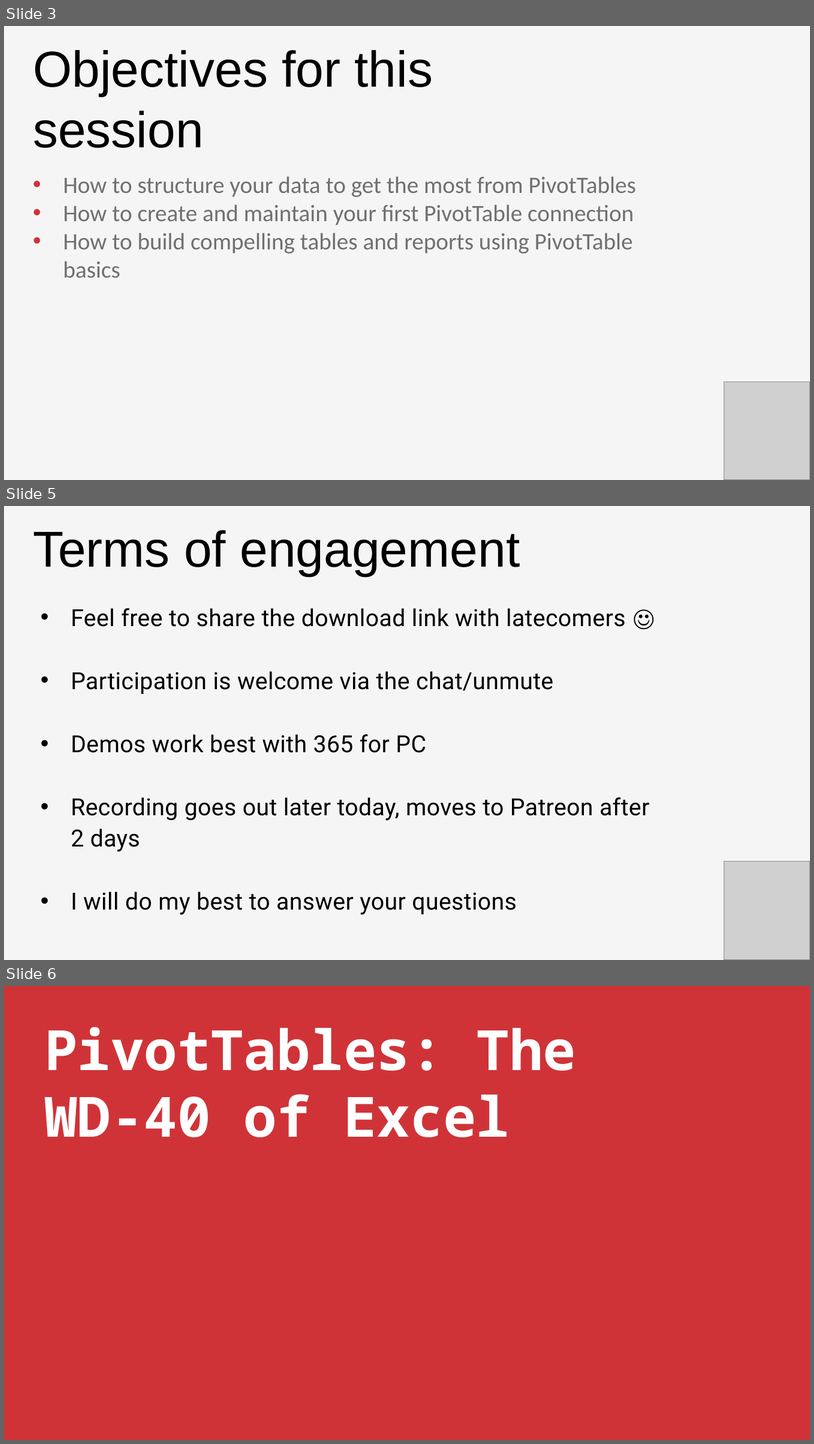
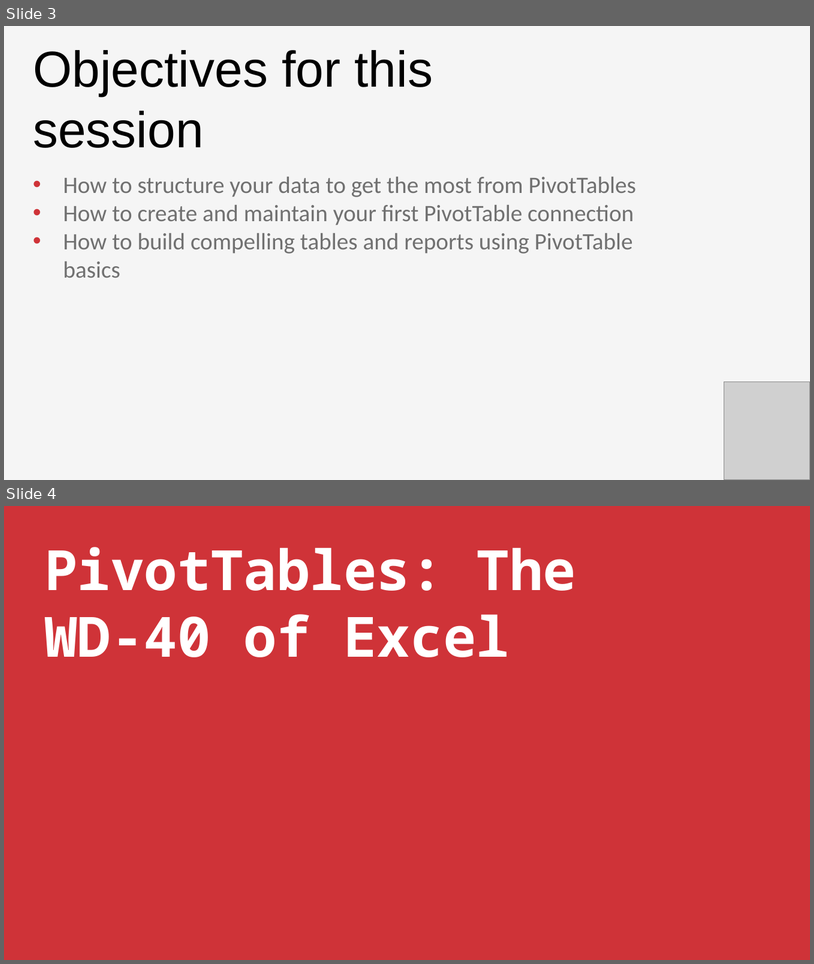
Before and after one commit to stringfestdata/first-steps-pivot-tables-excel, a slide deck: intro-pivot-tables-slides.pptx. Shown one above the other, each under a label of ours: slides 3, 5 and 6 before the commit, slides 3 and 4 after it; the slides between them are not shown. The pictures are 814x1444 and 814x964 pixels, drawn with LibreOffice and Linux fonts; fonts in the diff are those of the drawing; grey boxes stand for pictures. Boxes give left, top, right and bottom in pixels: in the first picture for what was removed or moved away, otherwise in the second. Text is boxed around its words. In the diff, an @@ line names an element or a change of style, - is before the commit and + after.

```diff
--- a/intro-pivot-tables-slides.pptx
+++ b/intro-pivot-tables-slides.pptx
@@ slide 5 removed at (x1=4, y1=506, x2=810, y2=960), background #F5F5F5 @@
@@ text removed at (x1=33, y1=530, x2=520, y2=576) @@
-Terms of engagement
@@ text removed at (x1=71, y1=608, x2=650, y2=915) @@
-• Feel free to share the download link with latecomers ☺
-• Participation is welcome via the chat/unmute
-• Demos work best with 365 for PC
-• Recording goes out later today, moves to Patreon after 2 days
-• I will do my best to answer your questions
@@ picture removed at (x1=725, y1=861, x2=810, y2=960) @@
@@ what was slide 6 is now slide 4 @@
```
Also in this commit, not shown: 1 slide changed, 5 other slides removed.
